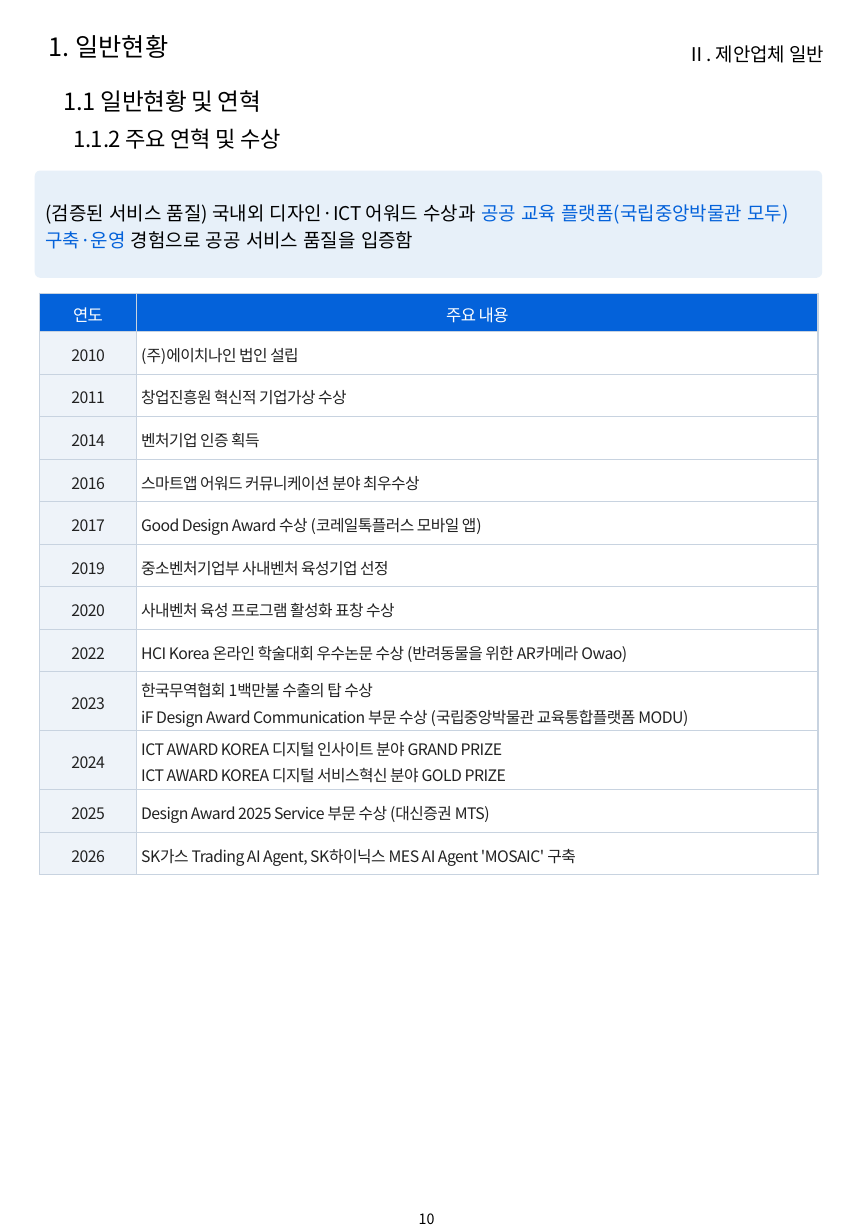
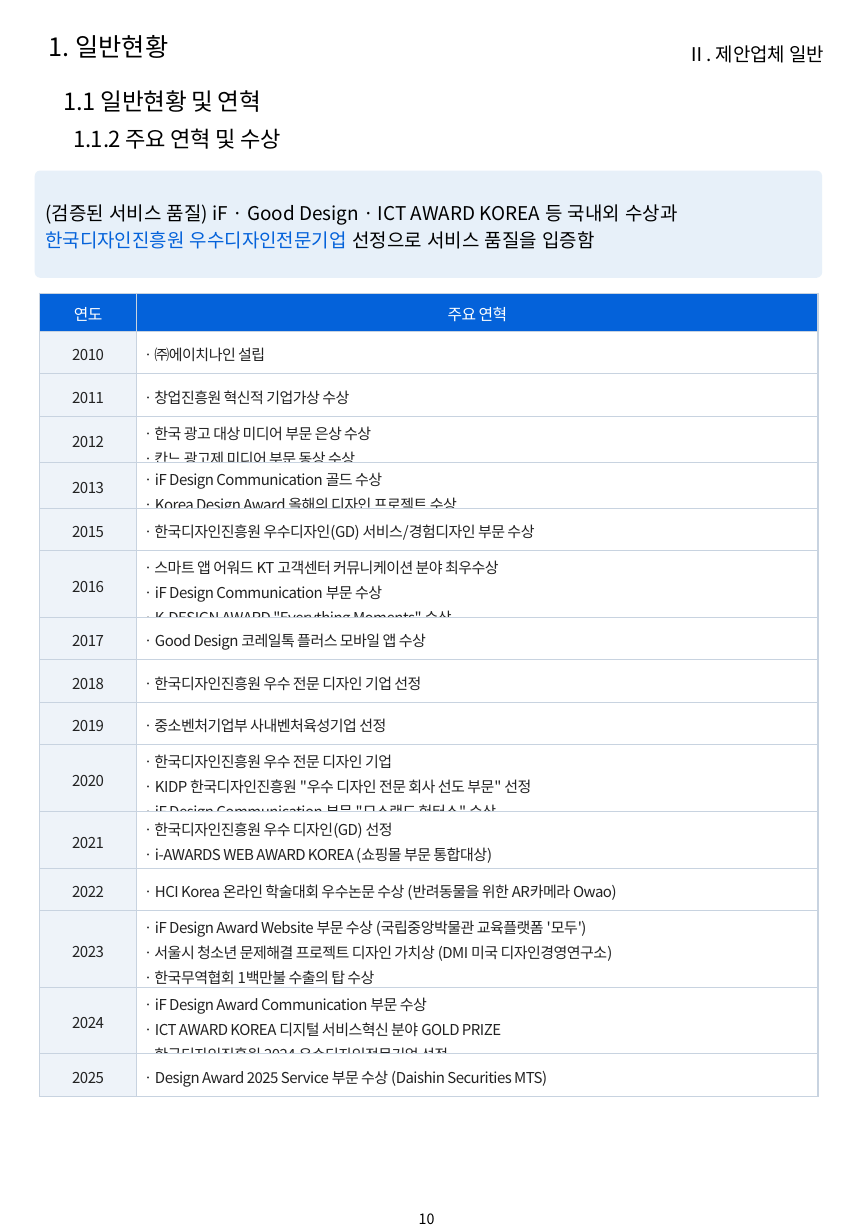
Before and after one commit to hwangsteeve-tech/hbjw, a slide deck: slide 10 of proposals/2026-08_kribb-ai-platform/kribb_proposal.pptx. Drawn at 853x1232 pixels with LibreOffice and Linux fonts; fonts in the diff are those of the drawing; background and template pictures are left out. Boxes give left, top, right and bottom in pixels: in the first picture for what was removed or moved away, otherwise in the second. Text is boxed around its words. In the diff, an @@ line names an element or a change of style, - is before the commit and + after.

```diff
--- a/proposals/2026-08_kribb-ai-platform/kribb_proposal.pptx
+++ b/proposals/2026-08_kribb-ai-platform/kribb_proposal.pptx
@@ text in rounded rectangle at bbox=[45, 204, 677, 249]: text changed @@
-(검증된 서비스 품질) 국내외 디자인·ICT 어워드 수상과 공공 교육 플랫폼(국립중앙박물관 모두) 구축·운영 경험으로 공공 서비스 품질을 입증함
+(검증된 서비스 품질) iF · Good Design · ICT AWARD KOREA 등 국내외 수상과 한국디자인진흥원 우수디자인전문기업 선정으로 서비스 품질을 입증함
@@ table at bbox=[40, 293, 819, 1091] @@
-row 1: 연도 | 주요 내용
-row 2: 2010 | (주)에이치나인 법인 설립
-row 3: 2011 | 창업진흥원 혁신적 기업가상 수상
-row 4: 2014 | 벤처기업 인증 획득
-row 5: 2016 | 스마트앱 어워드 커뮤니케이션 분야 최우수상
-row 6: 2017 | Good Design Award 수상 (코레일톡플러스 모바일 앱)
-row 7: 2019 | 중소벤처기업부 사내벤처 육성기업 선정
-row 8: 2020 | 사내벤처 육성 프로그램 활성화 표창 수상
-row 9: 2022 | HCI Korea 온라인 학술대회 우수논문 수상 (반려동물을 위한 AR카메라 Owao)
-row 10: 2023 | 한국무역협회 1백만불 수출의 탑 수상 / iF Design Award Communication 부문 수상 (국립중앙박물관 교육통합플랫폼 MODU)
-row 11: 2024 | ICT AWARD KOREA 디지털 인사이트 분야 GRAND PRIZE / ICT AWARD KOREA 디지털 서비스혁신 분야 GOLD PRIZE
-row 12: 2025 | Design Award 2025 Service 부문 수상 (대신증권 MTS)
-row 13: 2026 | SK가스 Trading AI Agent, SK하이닉스 MES AI Agent 'MOSAIC' 구축
+row 1: 연도 | 주요 연혁
+row 2: 2010 | ㆍ㈜에이치나인 설립
+row 3: 2011 | ㆍ창업진흥원 혁신적 기업가상 수상
+row 4: 2012 | ㆍ한국 광고 대상 미디어 부문 은상 수상 / ㆍ칸느 광고제 미디어 부문 동상 수상
+row 5: 2013 | ㆍiF Design Communication 골드 수상 / ㆍKorea Design Award 올해의 디자인 프로젝트 수상
+row 6: 2015 | ㆍ한국디자인진흥원 우수디자인(GD) 서비스/경험디자인 부문 수상
+row 7: 2016 | ㆍ스마트 앱 어워드 KT 고객센터 커뮤니케이션 분야 최우수상 / ㆍiF Design Communication 부문 수상 / ㆍK-DESIGN AWARD "Everything Moments" 수상
+row 8: 2017 | ㆍGood Design 코레일톡 플러스 모바일 앱 수상
+row 9: 2018 | ㆍ한국디자인진흥원 우수 전문 디자인 기업 선정
+row 10: 2019 | ㆍ중소벤처기업부 사내벤처육성기업 선정
+row 11: 2020 | ㆍ한국디자인진흥원 우수 전문 디자인 기업 / ㆍKIDP 한국디자인진흥원 "우수 디자인 전문 회사 선도 부문" 선정 / ㆍiF Design Communication 부문 "모스랜드 헌터스" 수상
+row 12: 2021 | ㆍ한국디자인진흥원 우수 디자인(GD) 선정 / ㆍi-AWARDS WEB AWARD KOREA (쇼핑몰 부문 통합대상)
+row 13: 2022 | ㆍHCI Korea 온라인 학술대회 우수논문 수상 (반려동물을 위한 AR카메라 Owao)
+row 14: 2023 | ㆍiF Design Award Website 부문 수상 (국립중앙박물관 교육플랫폼 '모두') / ㆍ서울시 청소년 문제해결 프로젝트 디자인 가치상 (DMI 미국 디자인경영연구소) / ㆍ한국무역협회 1백만불 수출의 탑 수상
+row 15: 2024 | ㆍiF Design Award Communication 부문 수상 / ㆍICT AWARD KOREA 디지털 서비스혁신 분야 GOLD PRIZE / ㆍ한국디자인진흥원 2024 우수디자인전문기업 선정
+row 16: 2025 | ㆍDesign Award 2025 Service 부문 수상 (Daishin Securities MTS)
```
Also in this commit, not shown: 2 other slides changed, 25 other files.
